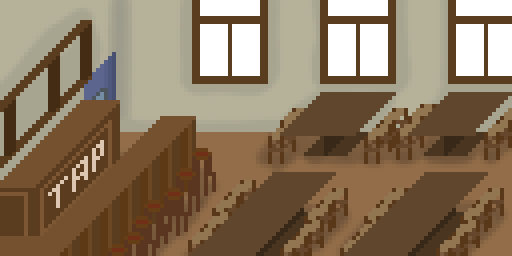
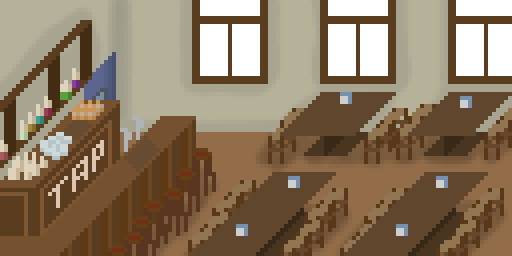
Layers edited between the first and the second 512 × 256 image:
added layer "Capa 13" above "Capa 7" over [0, 68, 472, 236]
